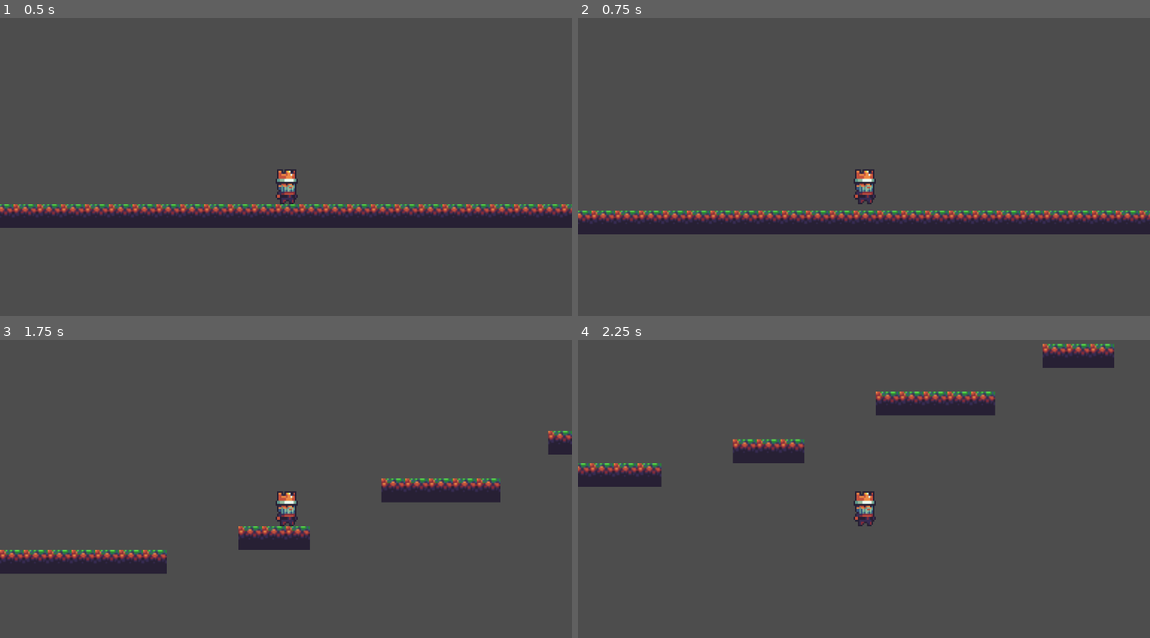
Above: before the commit, frames 1-4 (two rows, left to right).
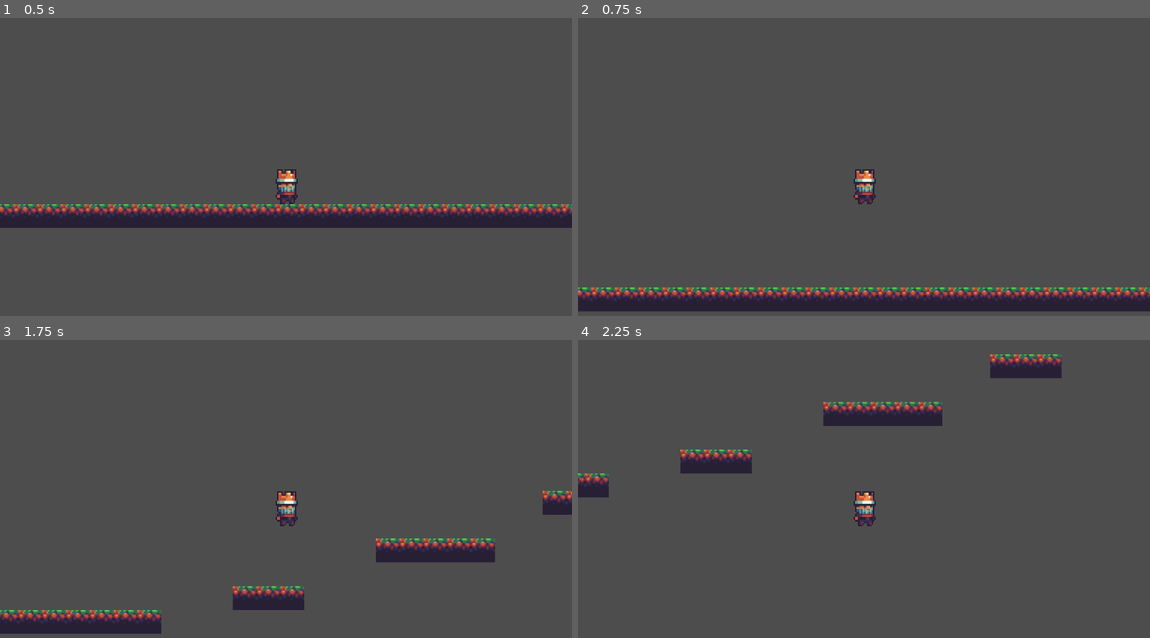
Above: after the commit, the same moments.

Repository: Capc0mHer0/platformer-fun
Game: Godot game, scene res://level_1.tscn
Same seed, same stepped clock (60 frames per second), same inputs: the game is played once before the commit and once after it.
Inputs:
- Up to frame 1 (0.5 s): no input
- Up to frame 2 (0.75 s): tap Enter at 0.5 s; hold Right (move_right) from 0.53 s (still down); hold Up (move_up) from 0.53 s (still down)
- Up to frame 3 (1.75 s): keep holding Right (move_right); release Up (move_up) at 1.28 s; tap Shift (sprint) at 1.35 s; tap Up (move_up) at 1.52, 1.55 s
- Up to frame 4 (2.25 s): tap Up (move_up) at 1.82 s; release Right (move_right) at 2.03 s; hold Left (move_left) from 2.03 s (still down); hold Up (move_up) from 2.03 s (still down)

Frame 1 is identical in both runs. In frame 2, 15% of the frame differs, in the area x 0-100%, y 64-99%; in frame 3, 10%; in frame 4, 7.4%.

Commit message:
fix jumping

Diff:
--- a/platformer-fun/movement.gd
+++ b/platformer-fun/movement.gd
@@ -5,6 +5,8 @@
 
 @export var speed: int = 400
 @export var sprintMultiplier: float = 1.5
+@export var jumpHeight: int = 500
+@export var gravity: int = 40
 
 var isSprinting: bool = false
 var playerInput: Vector2 = Vector2.ZERO
@@ -19,12 +21,17 @@
 	if Input.is_action_pressed("move_left"):
 		playerInput.x = -1
 	if Input.is_action_pressed("move_up") and is_on_floor():
-		playerInput.y = -400
+		playerInput.y = -1
+	else:
+		playerInput.y = 0
 
 func movement(delta: float) -> void:
 	var playerVelocity: Vector2 = playerInput
 	if not is_on_floor():
-		velocity.y += get_gravity().y * delta
+		playerVelocity.y = gravity
+	else:
+		playerVelocity.y = playerInput.y * jumpHeight
+
 	if Input.is_action_just_pressed("sprint"):
 		isSprinting = !isSprinting
 
@@ -32,5 +39,6 @@
 		playerVelocity.x = playerVelocity.x * speed
 		if isSprinting:
 			playerVelocity.x *= sprintMultiplier
-		position += playerVelocity * delta
+		position.x += playerVelocity.x * delta
+		velocity.y += playerVelocity.y
 	move_and_slide()
